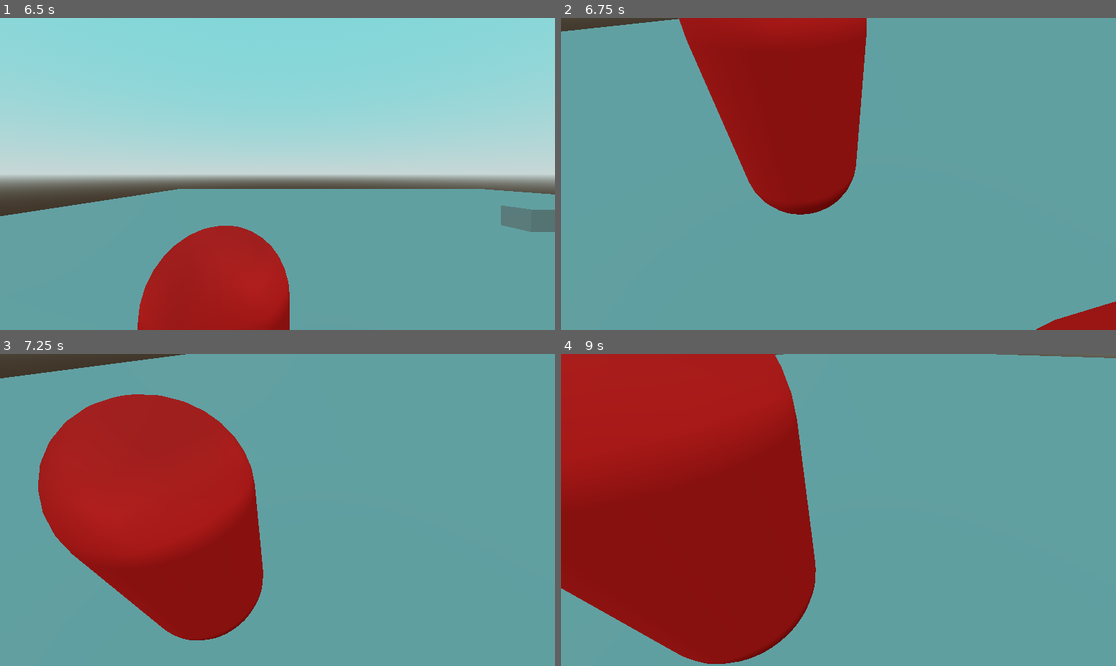
Above: before the commit, frames 1-4 (two rows, left to right).
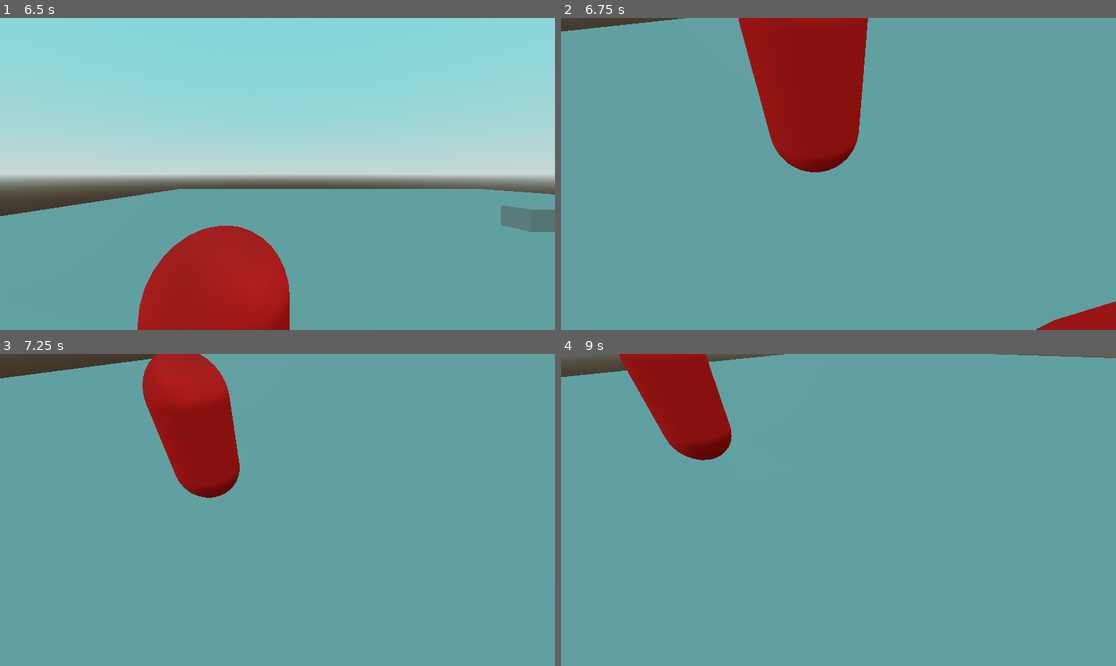
Above: after the commit, the same moments.

Repository: EnesCoder/PhysicalDestruction
Game: Godot game, scene res://game.tscn
The game is run twice, just before and just after one commit, with the same random seed, the same clock (stepped at 60 frames per second) and the same inputs.
Inputs (mouse positions are in pixels of both pictures, inside the frame that each line leads up to):
- Up to frame 1 (6.5 s): tap Enter at 0.5 s; move the mouse to (249, 236) at 0.52 s; hold F (freeze) 0.53-1.28 s; hold Up (ui_up) 0.53-2.03 s; tap Space (jump) at 0.77, 1.52, 3.02, 3.77, 4.52, 6.02 s; tap E (pickup_or_drop) at 0.8, 1.35, 6.05 s; move the mouse to (444, 220) at 1.27 s; tap G (add_gravity, bound only after the commit) at 1.55 s; move the mouse to (111, 127) at 2.02 s; hold G (add_gravity, bound only after the commit) 2.03-2.78 s; hold A (left) 2.03-3.53 s; tap C (grow, bound only after the commit) at 2.3, 2.85 s; move the mouse to (305, 174) at 2.77 s; tap V (shrink, bound only after the commit) at 3.05 s; move the mouse to (194, 96) at 3.52 s; hold S (down) 3.53-4.28 s; hold V (shrink, bound only after the commit) 3.53-4.28 s; tap H (take_gravity, bound only after the commit) at 3.8, 4.35 s; move the mouse to (399, 158) at 4.27 s; hold D (right) 4.28-5.03 s; tap X (throw, bound only after the commit) at 4.55 s; move the mouse to (166, 189) at 5.02 s; hold Up (ui_up) 5.03-5.78 s; hold X (throw, bound only after the commit) 5.03-5.78 s; tap F (freeze) at 5.3 s; move the mouse to (333, 105) at 5.77 s; hold D (right) from 5.78 s (still down); click (333, 105) at 5.85 s
- Up to frame 2 (6.75 s): move the mouse to (832, 180) at 6.52 s; release D (right) at 6.53 s; hold Up (ui_up) from 6.53 s (still down); hold F (freeze) from 6.53 s (still down)
- Up to frame 3 (7.25 s): keep holding Up (ui_up); keep holding F (freeze); tap Space (jump) at 6.77 s; tap G (add_gravity, bound only after the commit) at 6.8 s
- Up to frame 4 (9 s): move the mouse to (877, 513) at 7.27 s; release F (freeze) at 7.28 s; tap E (pickup_or_drop) at 7.35 s; tap Space (jump) at 7.52 s; tap C (grow, bound only after the commit) at 7.55 s; move the mouse to (794, 506) at 8.02 s; hold Shift (sprint_toggle) 8.03-8.78 s; tap V (shrink, bound only after the commit) at 8.3 s; move the mouse to (844, 510) at 8.77 s; release Up (ui_up) at 8.78 s; hold A (left) from 8.78 s (still down); tap G (add_gravity, bound only after the commit) at 8.85 s

Frame 1 is identical in both runs. In frame 2, 6.9% of the frame differs, in the area x 21-56%, y 0-64%; in frame 3, 24%; in frame 4, 39%, in the area x 0-98%, y 0-100%.

Commit message:
Some more actions
Gravity modifying, scaling, freezing ( took a lot and then made it a small action and not capable of doing much ), throwing. And nearly all of them are bugged, but they technically work

Diff:
--- a/Physical Destruction/pickable.gd
+++ b/Physical Destruction/pickable.gd
@@ -6,17 +6,11 @@
 @onready var initl_parent = get_parent()
 var rotation_offset = Vector3.ZERO
 @export var rotation_speed = 5
-var freeze_pos: Vector3 = Vector3.ZERO
-var freeze_rot: Vector3 = Vector3.ZERO
 
 func _process(delta):
 	if get_parent().is_in_group("Player"):
 		global_position = get_parent().pickup_pos.global_position
 		global_rotation = get_parent().cam.global_rotation + rotation_offset
-	elif "Game" not in get_parent().name:
-		global_rotation = freeze_rot
-		position = freeze_pos
-		print(get_parent().name)
 
 	var rot = rotation_speed * delta
 	if Input.is_key_label_pressed(KEY_R):
--- a/Physical Destruction/player.gd
+++ b/Physical Destruction/player.gd
@@ -28,8 +28,13 @@
 var initl_lin_damp = linear_damp
 @export var health = 100.0
 
-var freeze_candidate = null
 @onready var front_check = $Orientation/Camera3D/FrontCheck
+
+@export var resize_amount = 5
+@export var gravity_modifier_amount = 1
+
+@export var throw_force_addition = 50
+var throw_force = 0.0
 
 func Pickup_pickable(pickable: Pickable):
 	pickable.gravity_scale = 0.0
@@ -46,36 +51,27 @@
 	pickable.linear_velocity = Vector3.ZERO
 	pickable.angular_velocity = Vector3.ZERO
 	pickable.reparent(pickable.initl_parent)
-
-func Convert_static(what_to_convert: PhysicsBody3D):
-	var static_body = StaticBody3D.new()
-	for c in what_to_convert.get_children():
-		static_body.add_child(c.duplicate())
-	return static_body
+	print("well vello tello")
 
 func Freeze(what_to_freeze):
-	if freeze_candidate:
-		var static_fc = Convert_static(freeze_candidate)
-		freeze_candidate.queue_free()
-		freeze_candidate = static_fc
-		var static_wtf = Convert_static(what_to_freeze)
-		what_to_freeze.queue_free()
-		what_to_freeze = static_wtf
-		get_parent().add_child(freeze_candidate)
-		get_parent().add_child(what_to_freeze)
-	else:
-		what_to_freeze = freeze_candidate
+	var static_wtf = StaticBody3D.new()
+	for c in what_to_freeze.get_children():
+		static_wtf.add_child(c.duplicate())
+	get_parent().add_child(static_wtf)
+	static_wtf.global_position = what_to_freeze.global_position
+	static_wtf.global_rotation = what_to_freeze.global_rotation
+	what_to_freeze.queue_free()
 
-	#if freeze_candidate != null and freeze_candidate != what_to_freeze:
-	#	print(what_to_freeze.name)
-	#	if freeze_candidate is Pickable:
-	#		freeze_candidate.freeze_pos = what_to_freeze.to_local(freeze_candidate.global_position)
-	#		freeze_candidate.freeze_rot = freeze_candidate.global_rotation
-	#		freeze_candidate.gravity_scale = 0
-	#	freeze_candidate.reparent(what_to_freeze)
-	#	freeze_candidate = null
-	#else:
-	#	freeze_candidate = what_to_freeze
+func Resize_pickable(pickable: Pickable, mult: float):
+	for c in pickable.get_children():
+		c.scale += Vector3.ONE * mult * resize_amount
+
+func Modify_pickable_gravscl(pickable: Pickable, mult: float):
+	pickable.initl_grav_scl += mult * gravity_modifier_amount
+
+func Throw_pickable(pickable: Pickable, force: Vector3):
+	Drop_pickable(pickable)
+	pickable.apply_central_impulse(force)
 
 func _unhandled_input(event):
 	# looking around
@@ -91,8 +87,12 @@
 		if not cur_pickable: Pickup_pickable(front_check.get_collider())
 		else: Drop_pickable(cur_pickable)
 
-	if event is InputEventKey and event.is_action_released("freeze") and front_check.is_colliding():
+	if event is InputEventKey and event.is_action_pressed("freeze") and front_check.is_colliding():
 		Freeze(front_check.get_collider())
+
+	if event is InputEventKey and event.is_action_released("throw") and cur_pickable:
+		Throw_pickable(cur_pickable, (cur_pickable.position - cam.position) * throw_force)
+		throw_force = 0.0
 
 func _physics_process(delta):
 	if $GroundCheck.is_colliding() and $GroundCheck.get_collider().is_in_group("Ground"):
@@ -133,3 +133,22 @@
 
 func _process(delta):
 	if health <= 0.0: queue_free()
+
+	if Input.is_action_pressed("throw") and cur_pickable:
+		throw_force += throw_force_addition * delta
+
+	if cur_pickable:
+		$PickableProps.visible = true
+		$PickableProps/GravityScale.text = "Gravity Scale: " + str(cur_pickable.initl_grav_scl)
+
+		if Input.is_action_pressed("grow"):
+			Resize_pickable(cur_pickable, delta)
+		if Input.is_action_pressed("shrink"):
+			Resize_pickable(cur_pickable, -delta)
+
+		if Input.is_action_pressed("add_gravity"):
+			Modify_pickable_gravscl(cur_pickable, delta)
+		if Input.is_action_pressed("take_gravity"):
+			Modify_pickable_gravscl(cur_pickable, -delta)
+	else:
+		$PickableProps.visible = false
--- a/Physical Destruction/player.tscn
+++ b/Physical Destruction/player.tscn
@@ -44,3 +44,15 @@
 target_position = Vector3(0, -0.4, 0)
 collision_mask = 3
 debug_shape_custom_color = Color(0.737255, 0.737255, 0.737255, 1)
+
+[node name="PickableProps" type="Control" parent="."]
+layout_mode = 3
+anchors_preset = 0
+offset_right = 1152.0
+offset_bottom = 40.0
+
+[node name="GravityScale" type="Label" parent="PickableProps"]
+layout_mode = 0
+offset_right = 40.0
+offset_bottom = 23.0
+text = "Gravity Scale: 0"
--- a/Physical Destruction/project.godot
+++ b/Physical Destruction/project.godot
@@ -72,6 +72,31 @@
 "events": [Object(InputEventKey,"resource_local_to_scene":false,"resource_name":"","device":-1,"window_id":0,"alt_pressed":false,"shift_pressed":false,"ctrl_pressed":false,"meta_pressed":false,"pressed":false,"keycode":0,"physical_keycode":70,"key_label":0,"unicode":102,"echo":false,"script":null)
 ]
 }
+grow={
+"deadzone": 0.5,
+"events": [Object(InputEventKey,"resource_local_to_scene":false,"resource_name":"","device":-1,"window_id":0,"alt_pressed":false,"shift_pressed":false,"ctrl_pressed":false,"meta_pressed":false,"pressed":false,"keycode":0,"physical_keycode":67,"key_label":0,"unicode":99,"echo":false,"script":null)
+]
+}
+shrink={
+"deadzone": 0.5,
+"events": [Object(InputEventKey,"resource_local_to_scene":false,"resource_name":"","device":-1,"window_id":0,"alt_pressed":false,"shift_pressed":false,"ctrl_pressed":false,"meta_pressed":false,"pressed":false,"keycode":0,"physical_keycode":86,"key_label":0,"unicode":118,"echo":false,"script":null)
+]
+}
+add_gravity={
+"deadzone": 0.5,
+"events": [Object(InputEventKey,"resource_local_to_scene":false,"resource_name":"","device":-1,"window_id":0,"alt_pressed":false,"shift_pressed":false,"ctrl_pressed":false,"meta_pressed":false,"pressed":false,"keycode":0,"physical_keycode":71,"key_label":0,"unicode":103,"echo":false,"script":null)
+]
+}
+take_gravity={
+"deadzone": 0.5,
+"events": [Object(InputEventKey,"resource_local_to_scene":false,"resource_name":"","device":-1,"window_id":0,"alt_pressed":false,"shift_pressed":false,"ctrl_pressed":false,"meta_pressed":false,"pressed":false,"keycode":0,"physical_keycode":72,"key_label":0,"unicode":104,"echo":false,"script":null)
+]
+}
+throw={
+"deadzone": 0.5,
+"events": [Object(InputEventKey,"resource_local_to_scene":false,"resource_name":"","device":-1,"window_id":0,"alt_pressed":false,"shift_pressed":false,"ctrl_pressed":false,"meta_pressed":false,"pressed":false,"keycode":0,"physical_keycode":88,"key_label":0,"unicode":120,"echo":false,"script":null)
+]
+}
 
 [rendering]
 
